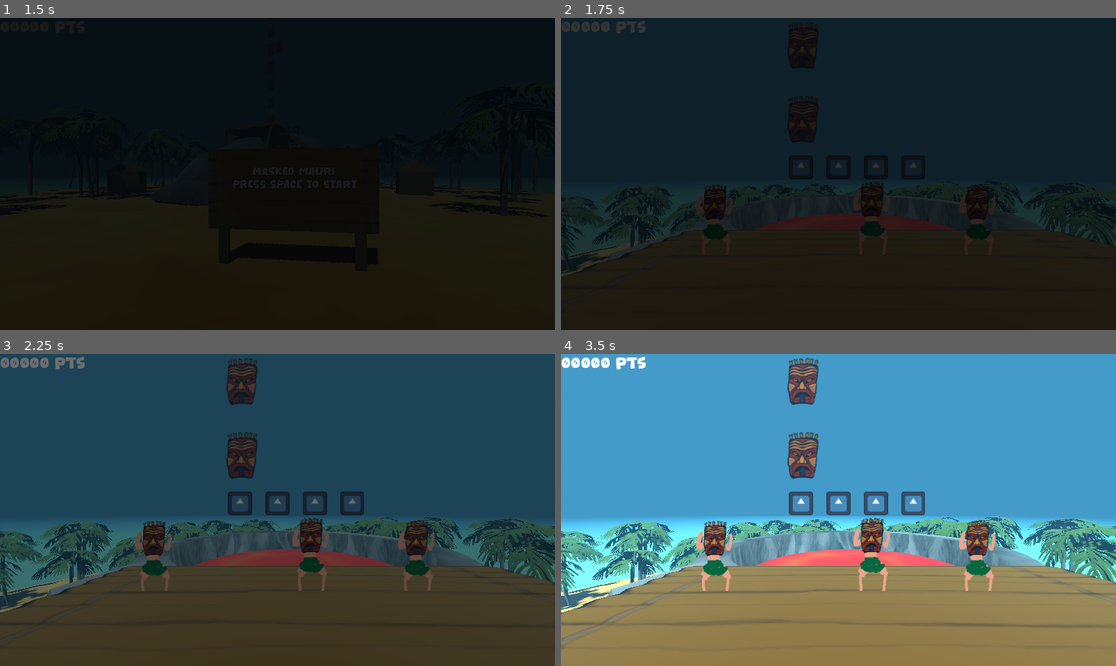
Above: before the commit, frames 1-4 (two rows, left to right).
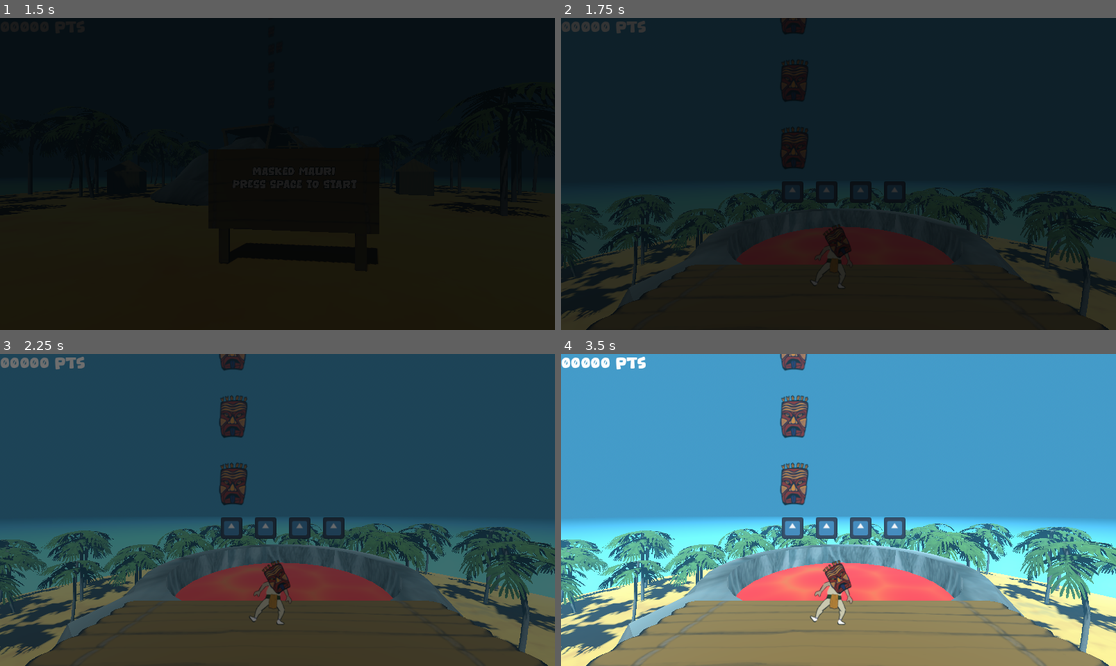
Above: after the commit, the same moments.

Repository: juhanakristian/ggj2026
Game: Godot game, scene res://scenes/main/main.tscn
The game is run twice, just before and just after one commit, with the same random seed, the same clock (stepped at 60 frames per second) and the same inputs. The engine's default icon, where the game draws it, is replaced by a stand-in: a white triangle on a blue panel in a dark square. Sound files missing from this copy of the repository are replaced by a short silence.
Inputs:
- Up to frame 1 (1.5 s): tap Enter (ui_accept) at 0.5, 0.77 s
- Up to frame 2 (1.75 s): tap Enter (ui_accept) at 1.52 s
- Up to frame 3 (2.25 s): no input
- Up to frame 4 (3.5 s): tap Enter (ui_accept) at 3.02 s

Frame 1 is identical in both runs. In frame 2, 7.1% of the frame differs, in the area x 0-100%, y 0-95%; in frame 3, 27%; in frame 4, 32%, in the area x 0-100%, y 0-100%.

Commit message:
Added the new mauri sprite sheets and modified game scene's camera

Diff:
--- a/mauri/scenes/game/dancer/dancer.tscn
+++ b/mauri/scenes/game/dancer/dancer.tscn
@@ -1,7 +1,7 @@
 [gd_scene format=3 uid="uid://cab1knnj3r7e6"]
 
 [ext_resource type="Script" uid="uid://cyoo2q26b0dax" path="res://scenes/game/dancer/src/dancer.gd" id="1_x4hem"]
-[ext_resource type="SpriteFrames" uid="uid://dj36s0ny30s80" path="res://scenes/game/dancer/sprite_frames/ph_frames.tres" id="2_x4hem"]
+[ext_resource type="SpriteFrames" uid="uid://dmqbffo758d7i" path="res://scenes/game/dancer/sprite_frames/mauri_spframes.tres" id="2_x4hem"]
 
 [node name="Dancer" type="Node3D" unique_id=898125721]
 script = ExtResource("1_x4hem")
--- /dev/null
+++ b/mauri/scenes/game/dancer/sprite_frames/mauri_spframes.tres
@@ -0,0 +1,123 @@
+[gd_resource type="SpriteFrames" format=3 uid="uid://dmqbffo758d7i"]
+
+[ext_resource type="Texture2D" uid="uid://betk0pulvjrup" path="res://assets/characters/character_mauri/Mauri_spritesheet.png" id="1_g03mk"]
+
+[sub_resource type="AtlasTexture" id="AtlasTexture_d6uge"]
+atlas = ExtResource("1_g03mk")
+region = Rect2(0, 0, 256, 256)
+
+[sub_resource type="AtlasTexture" id="AtlasTexture_1xsn3"]
+atlas = ExtResource("1_g03mk")
+region = Rect2(256, 0, 256, 256)
+
+[sub_resource type="AtlasTexture" id="AtlasTexture_mbgfl"]
+atlas = ExtResource("1_g03mk")
+region = Rect2(512, 0, 256, 256)
+
+[sub_resource type="AtlasTexture" id="AtlasTexture_wwhe8"]
+atlas = ExtResource("1_g03mk")
+region = Rect2(768, 0, 256, 256)
+
+[sub_resource type="AtlasTexture" id="AtlasTexture_8hg4l"]
+atlas = ExtResource("1_g03mk")
+region = Rect2(0, 256, 256, 256)
+
+[sub_resource type="AtlasTexture" id="AtlasTexture_31txm"]
+atlas = ExtResource("1_g03mk")
+region = Rect2(256, 256, 256, 256)
+
+[sub_resource type="AtlasTexture" id="AtlasTexture_copeg"]
+atlas = ExtResource("1_g03mk")
+region = Rect2(512, 256, 256, 256)
+
+[sub_resource type="AtlasTexture" id="AtlasTexture_yidmq"]
+atlas = ExtResource("1_g03mk")
+region = Rect2(768, 256, 256, 256)
+
+[sub_resource type="AtlasTexture" id="AtlasTexture_kgrjv"]
+atlas = ExtResource("1_g03mk")
+region = Rect2(0, 512, 256, 256)
+
+[sub_resource type="AtlasTexture" id="AtlasTexture_5p8ww"]
+atlas = ExtResource("1_g03mk")
+region = Rect2(256, 512, 256, 256)
+
+[sub_resource type="AtlasTexture" id="AtlasTexture_ll8uv"]
+atlas = ExtResource("1_g03mk")
+region = Rect2(512, 512, 256, 256)
+
+[sub_resource type="AtlasTexture" id="AtlasTexture_yabgi"]
+atlas = ExtResource("1_g03mk")
+region = Rect2(768, 512, 256, 256)
+
+[sub_resource type="AtlasTexture" id="AtlasTexture_jvpxj"]
+atlas = ExtResource("1_g03mk")
+region = Rect2(0, 768, 256, 256)
+
+[sub_resource type="AtlasTexture" id="AtlasTexture_1akf8"]
+atlas = ExtResource("1_g03mk")
+region = Rect2(256, 768, 256, 256)
+
+[sub_resource type="AtlasTexture" id="AtlasTexture_pq5og"]
+atlas = ExtResource("1_g03mk")
+region = Rect2(512, 768, 256, 256)
+
+[sub_resource type="AtlasTexture" id="AtlasTexture_78j5m"]
+atlas = ExtResource("1_g03mk")
+region = Rect2(768, 768, 256, 256)
+
+[resource]
+animations = [{
+"frames": [{
+"duration": 1.0,
+"texture": SubResource("AtlasTexture_d6uge")
+}, {
+"duration": 1.0,
+"texture": SubResource("AtlasTexture_1xsn3")
+}, {
+"duration": 1.0,
+"texture": SubResource("AtlasTexture_mbgfl")
+}, {
+"duration": 1.0,
+"texture": SubResource("AtlasTexture_wwhe8")
+}, {
+"duration": 1.0,
+"texture": SubResource("AtlasTexture_8hg4l")
+}, {
+"duration": 1.0,
+"texture": SubResource("AtlasTexture_31txm")
+}, {
+"duration": 1.0,
+"texture": SubResource("AtlasTexture_copeg")
+}, {
+"duration": 1.0,
+"texture": SubResource("AtlasTexture_yidmq")
+}, {
+"duration": 1.0,
+"texture": SubResource("AtlasTexture_kgrjv")
+}, {
+"duration": 1.0,
+"texture": SubResource("AtlasTexture_5p8ww")
+}, {
+"duration": 1.0,
+"texture": SubResource("AtlasTexture_ll8uv")
+}, {
+"duration": 1.0,
+"texture": SubResource("AtlasTexture_yabgi")
+}, {
+"duration": 1.0,
+"texture": SubResource("AtlasTexture_jvpxj")
+}, {
+"duration": 1.0,
+"texture": SubResource("AtlasTexture_1akf8")
+}, {
+"duration": 1.0,
+"texture": SubResource("AtlasTexture_pq5og")
+}, {
+"duration": 1.0,
+"texture": SubResource("AtlasTexture_78j5m")
+}],
+"loop": true,
+"name": &"default",
+"speed": 5.0
+}]
--- a/mauri/scenes/game/game.tscn
+++ b/mauri/scenes/game/game.tscn
@@ -5,7 +5,6 @@
 [ext_resource type="FontFile" uid="uid://crw7u70s1we37" path="res://assets/fonts/lost_tumbler_font/Lost Tumbler.ttf" id="3_5jirj"]
 [ext_resource type="Script" uid="uid://cohe14cnx3vw5" path="res://scenes/game/controller/note_controller.gd" id="3_87uf6"]
 [ext_resource type="PackedScene" uid="uid://cfoe2y4shtix0" path="res://scenes/environment/environment.tscn" id="3_kelw5"]
-[ext_resource type="Texture2D" uid="uid://dggsr1d3cafuk" path="res://assets/characters/character_placeholder/character_placeholder_sheet.png" id="4_kelw5"]
 [ext_resource type="PackedScene" uid="uid://cab1knnj3r7e6" path="res://scenes/game/dancer/dancer.tscn" id="5_2a8rs"]
 [ext_resource type="Script" uid="uid://8dkhit6bgge3" path="res://scenes/game/level/level.gd" id="5_5i0tg"]
 [ext_resource type="Resource" uid="uid://dhfuoy6a8prn5" path="res://scenes/game/level/example_level.tres" id="6_bdhmt"]
@@ -31,25 +30,11 @@
 [node name="Environment" parent="." unique_id=1249255955 instance=ExtResource("3_kelw5")]
 
 [node name="GameCamera" type="Camera3D" parent="." unique_id=617032508]
-transform = Transform3D(1, 0, 0, 0, 1, 0, 0, 0, 1, -1, 14, 11)
+transform = Transform3D(1, 0, 0, 0, 1, 0, 0, 0, 1, -0.29607284, 15.404783, 12.07406)
 visible = false
 
 [node name="Dancer" parent="." unique_id=898125721 instance=ExtResource("5_2a8rs")]
-transform = Transform3D(1, 0, 0, 0, 1, 0, 0, 0, 1, -0.3835448, 12.248176, 7.204897)
-
-[node name="Character2" type="Sprite3D" parent="." unique_id=72333191]
-transform = Transform3D(1, 0, 0, 0, 1, 0, 0, 0, 1, 1.6164552, 13.045979, 7.204897)
-billboard = 2
-texture = ExtResource("4_kelw5")
-region_enabled = true
-region_rect = Rect2(98.80086, 6.0420723, 113.44855, 169.04582)
-
-[node name="Character3" type="Sprite3D" parent="." unique_id=1356180725]
-transform = Transform3D(1, 0, 0, 0, 1, 0, 0, 0, 1, -3.291936, 13.045979, 7.204897)
-billboard = 2
-texture = ExtResource("4_kelw5")
-region_enabled = true
-region_rect = Rect2(98.80086, 6.0420723, 113.44855, 169.04582)
+transform = Transform3D(0.615, 0, 0, 0, 0.615, 0, 0, 0, 0.615, -0.43970823, 12.875289, 7.204897)
 
 [node name="NoteContainer" type="Node3D" parent="." unique_id=1980913338]
 transform = Transform3D(1, 0, 0, 0, 1, 0, 0, 0, 1, -3, 14.35601, 0.13668895)
Binary file added: mauri/assets/characters/character_mauri/Mauri_spritesheet.png
Not shown, added: mauri/assets/characters/character_mauri/Mauri_spritesheet.png.import
